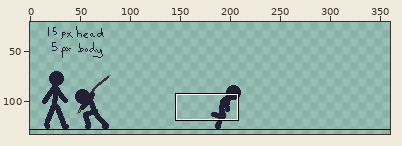
A pixel-art file gets an edit: Asesprite/Doodle2.aseprite. The first picture is a wide view before the edit; the outline marks the close-up.
Close-up. Before:
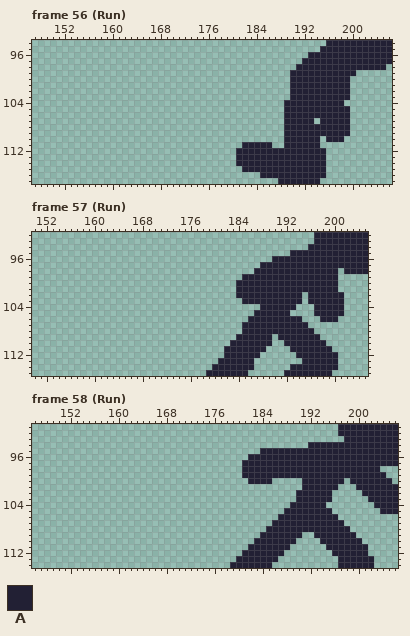
360x180 pixels, 184 frames. Shown: frame 56 (Run): x 147..206, y 94..117; frame 57 (Run): x 150..205, y 92..115; frame 58 (Run): x 146..206, y 91..114. The wide view leaves out empty margins. The commit also changed other frames or places, which this record leaves out.
Palette (. is transparent): A #222034
Pixels before, frame 56 (Run), first column x 181:
 94 ...............AAAAAAAAAAA
 95 ..............AAAAAAAAAAAA
 96 ............AAAAAAAAAAAAAA
 97 ...........AAAAAAAAAAAAAAA
 98 ..........AAAAAAAAAAAAAAA.
 99 .........AAAAAAAAAAA......
100 .........AAAAAAAAAA.......
101 .........AAAAAAAAAA.......
102 .........AAAAAAAAAA.......
103 .........AAAAAAAAAA.......
104 ........AAAAAAAAAA........
105 ........AAAAAAAAAAA.......
106 ........AAAAAAAAAAA.......
107 ........AAAAA.AAAAA.......
108 ........AAAAAAAAAAA.......
109 ........AAAAAAAAAAA.......
110 ........AAAAAA.AAA........
111 .AAAAA..AAAAAA............
112 AAAAAAAAAAAAAAA...........
113 AAAAAAAAAAAAAAA...........
114 AAAAAAAAAAAAAAA...........
115 .AAAAAAAAAAAAAA...........
116 ....AAAAAAAAAAA...........
117 .......AAAAAAA............
Pixels before, frame 57 (Run), first column x 179:
 92 ..................AAAAAAAAA
 93 ..................AAAAAAAAA
 94 .................AAAAAAAAAA
 95 ..............AAAAAAAAAAAAA
 96 ...........AAAAAAAAAAAAAAAA
 97 .........AAAAAAAAAAAAAAAAAA
 98 ........AAAAAAAAAAAAAA.AAAA
 99 ......AAAAAAAAAAAAAAAA.....
100 .....AAAAAAAAAAAAAAAAA.....
101 .....AAAAAAAAAAAAAAAAA.....
102 .....AAAAAAAAAAA.AAAAAA....
103 ......AAAAAAAAAA.AAAAAA....
104 .........AAAAAA...AAAAA....
105 ........AAAAAA....AAAAA....
106 .......AAAAAAAAA...AAA.....
107 ......AAAAAAAAAAA..........
108 ......AAAAAAAAAAAA.........
109 .....AAAAAA.AAAAAAA........
110 ....AAAAAAA..AAAAAAA.......
111 ...AAAAAAA....AAAAAAA......
112 ...AAAAAA......AAAAAAA.....
113 ..AAAAAA........AAAAAA.....
114 .AAAAAAA......AAAAAAAA.....
115 AAAAAAA......AAAAAAAA......
Pixels before, frame 58 (Run), first column x 179:
 91 ..................AAAAAAAAAA
 92 ..................AAAAAAAAAA
 93 ...................AAAAAAAAA
 94 .............AAAAAAAAAAAAAAA
 95 .....AAAAAAAAAAAAAAAAAAAAAAA
 96 ...AAAAAAAAAAAAAAAAAAAAAAAAA
 97 ..AAAAAAAAAAAAAAAAAAAAAAAAAA
 98 ..AAAAAAAAAAAAAAAAAAAAAAA...
 99 ..AAAAAAAAAAAAAAAAAAAAAAAA..
100 ...AAAA.....AAAAAAA.AAAAAAA.
101 ............AAAAAA...AAAAAAA
102 ...........AAAAAA.....AAAAAA
103 ...........AAAAAA......AAAAA
104 ..........AAAAAA........AAAA
105 .........AAAAAAAA........AAA
106 ........AAAAAAAAAA..........
107 .......AAAAAAAAAAAA.........
108 ......AAAAAAAAAAAAAA........
109 .....AAAAAAA..AAAAAAA.......
110 ....AAAAAAA....AAAAAAA......
111 ...AAAAAAA......AAAAAAA.....
112 ..AAAAAAA........AAAAAA.....
113 .AAAAAAA..........AAAAAA....
114 AAAAAAA...........AAAAAA....
Once edited:
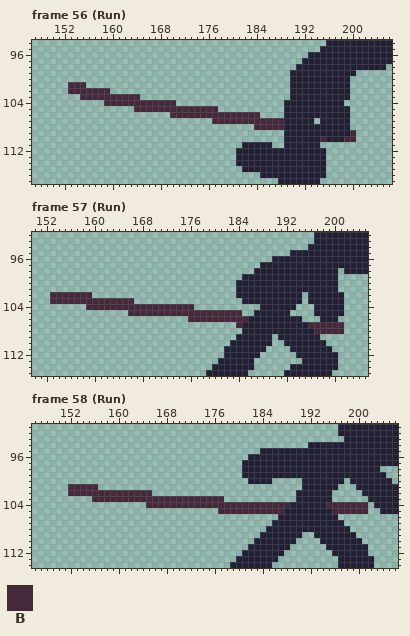
Colours new in this view: B #45283c
Difference:
layer "Run/Flip/Sword" now shown
Frame 56 (Run), layer "Run/Flip/Sword":
y 101: x 153..155 ... -> BBB
y 102: x 153..159 ....... -> BBBBBBB
y 103: x 155..164 .......... -> BBBBBBBBBB
y 104: x 159..170 ............ -> BBBBBBBBBBBB
y 105: x 164..177 .............. -> BBBBBBBBBBBBBB
y 106: x 170..184 ............... -> BBBBBBBBBBBBBBB
y 107: x 177..188 ............ -> BBBBBBBBBBBB
y 108: x 184..188 ..... -> BBBBB
y 109: x 200 . -> B
y 110: x 195 . -> B; x 199..200 .. -> BB
Frame 57 (Run), layer "Run/Flip/Sword":
y 102: x 153..159 ....... -> BBBBBBB
y 103: x 153..166 .............. -> BBBBBBBBBBBBBB
y 104: x 159..176 .................. -> BBBBBBBBBBBBBBBBBB
y 105: x 166..184 ................... -> BBBBBBBBBBBBBBBBBBB
y 106: x 176..185 .......... -> BBBBBBBBBB
y 107: x 184 . -> B; x 196..201 ...... -> BBBBBB
y 108: x 197..201 ..... -> BBBBB
Frame 58 (Run), layer "Run/Flip/Sword":
y 101: x 152..156 ..... -> BBBBB
y 102: x 152..165 .............. -> BBBBBBBBBBBBBB
y 103: x 156..177 ...................... -> BBBBBBBBBBBBBBBBBBBBBB
y 104: x 165..188 ........................ -> BBBBBBBBBBBBBBBBBBBBBBBB; x 195..201 ....... -> BBBBBBB
y 105: x 177..187 ........... -> BBBBBBBBBBB; x 196..201 ...... -> BBBBBB
